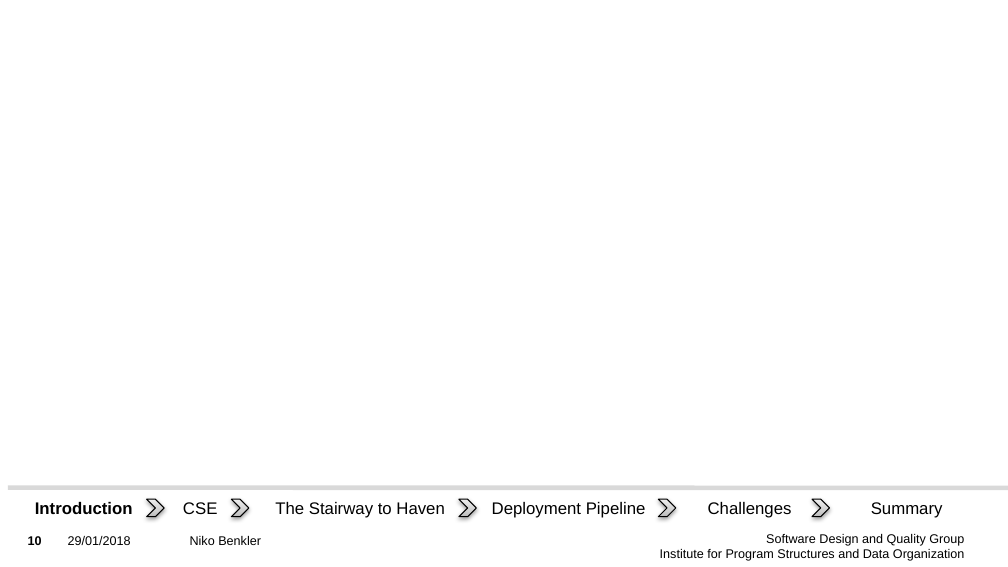
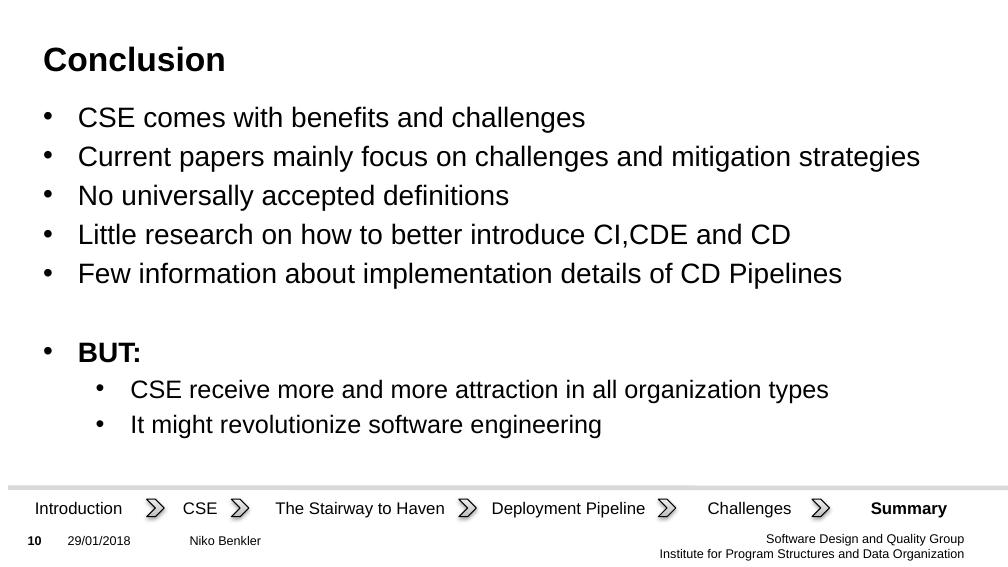
Before and after one commit to Benkler/Proseminar, a slide deck: slide 10 of Präsentation/Präsentation.pptx. Drawn at 1008x567 pixels with LibreOffice and Linux fonts; fonts in the diff are those of the drawing; background and template pictures are left out. Boxes give left, top, right and bottom in pixels: in the first picture for what was removed or moved away, otherwise in the second. Text is boxed around its words. In the diff, an @@ line names an element or a change of style, - is before the commit and + after.

```diff
--- a/Präsentation/Präsentation.pptx
+++ b/Präsentation/Präsentation.pptx
@@ title added at box(43, 46, 226, 72), 24 pt, text #000000, bold @@
+Conclusion
@@ text added at box(78, 106, 920, 439), 20 pt, text #000000 @@
+• CSE comes with benefits and challenges
+• Current papers mainly focus on challenges and mitigation strategies
+• No universally accepted definitions
+• Little research on how to better introduce CI,CDE and CD
+• Few information about implementation details of CD Pipelines
+• BUT:
+  • CSE receive more and more attraction in all organization types
+  • It might revolutionize software engineering
@@ text "Introduction" at box(35, 502, 123, 514): bold off @@
@@ text "Summary" at box(871, 502, 947, 518): bold on @@
```
Also in this commit, not shown: 6 other slides changed, 5 slides removed.
